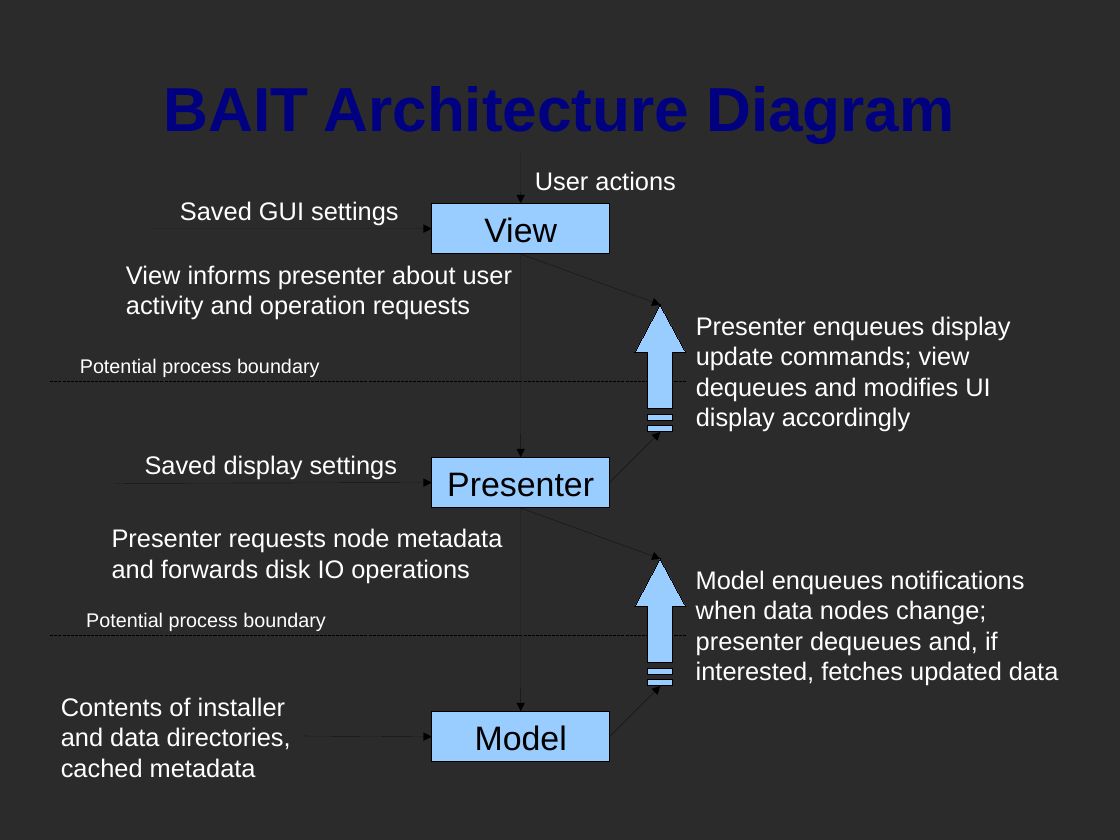
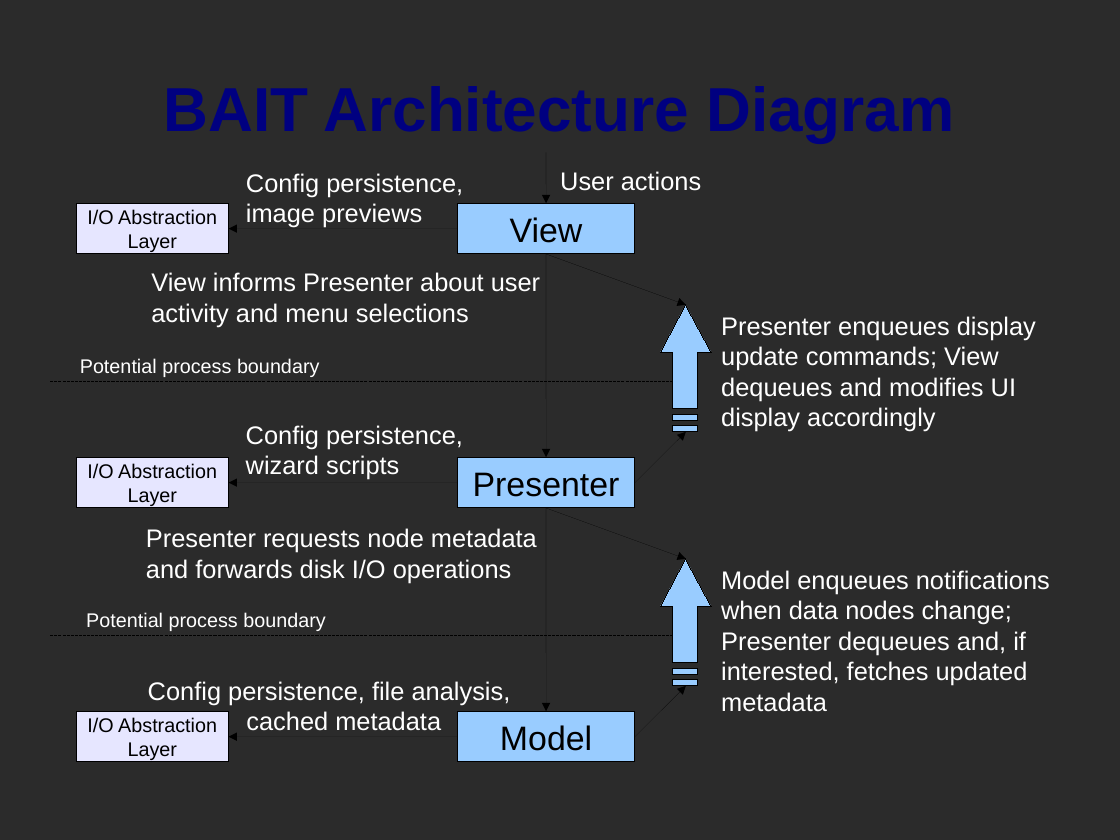
Before and after one commit to wrye-bash/wrye-bash, a slide deck: slide 1 of experimental/bait/doc/architecture_diagram.odp. Drawn at 1120x840 pixels with LibreOffice and Linux fonts; fonts in the diff are those of the drawing; background and template pictures are left out; a plain dark background stands for a picture behind light text. Boxes give left, top, right and bottom in pixels: in the first picture for what was removed or moved away, otherwise in the second. Text is boxed around its words. In the diff, an @@ line names an element or a change of style, - is before the commit and + after.

```diff
--- a/experimental/bait/doc/architecture_diagram.odp
+++ b/experimental/bait/doc/architecture_diagram.odp
@@ text added at bbox=[246, 173, 463, 228], 18 pt, text #FFFFFF @@
+Config persistence,
+image previews
@@ 7 arrows, 3 rectangles, 2 texts, 2 freeform shapes: place and size @@
-7 arrows, 3 rectangles, 2 texts, 2 freeform shapes at bbox=[432, 152, 1010, 762]
+7 arrows, 3 rectangles, 2 texts, 2 freeform shapes at bbox=[457, 152, 1036, 762]
@@ rectangle added at bbox=[76, 203, 229, 254], fill #E6E6FF, outline #000000 0 pt, 14 pt, text #000000 @@
+I/O Abstraction
+Layer
@@ text removed at bbox=[180, 201, 398, 226] @@
-Saved GUI settings
@@ arrow moved from (152, 229) - (432, 229) to (457, 229) - (229, 229) @@
@@ text at bbox=[151, 272, 540, 327]: text changed @@
-View informs presenter about user
-activity and operation requests
+View informs Presenter about user
+activity and menu selections
@@ text at bbox=[721, 346, 999, 371]: text changed @@
-update commands; view
+update commands; View
@@ text added at bbox=[246, 425, 463, 480], 18 pt, text #FFFFFF @@
+Config persistence,
+wizard scripts
@@ rectangle added at bbox=[76, 457, 229, 508], fill #E6E6FF, outline #000000 0 pt, 14 pt, text #000000 @@
+I/O Abstraction
+Layer
@@ text removed at bbox=[145, 455, 397, 480] @@
-Saved display settings
@@ arrow moved from (115, 484) - (432, 483) to (457, 483) - (229, 483) @@
@@ text "Presenter requests node metadata": place and size @@
-text "Presenter requests node metadata" at bbox=[112, 528, 503, 583]
+text "Presenter requests node metadata" at bbox=[146, 528, 537, 583]
@@ text at bbox=[146, 559, 512, 583]: text changed @@
-and forwards disk IO operations
+and forwards disk I/O operations
@@ text "Model enqueues notifications": place and size @@
-text "Model enqueues notifications" at bbox=[696, 570, 1058, 686]
+text "Model enqueues notifications" at bbox=[721, 570, 1050, 712]
@@ text at bbox=[721, 631, 1028, 712]: text changed @@
-presenter dequeues and, if
-interested, fetches updated data
+Presenter dequeues and, if
+interested, fetches updated
+metadata
@@ text added at bbox=[148, 681, 511, 731], 18 pt, text #FFFFFF @@
+Config persistence, file analysis, cached metadata
@@ text removed at bbox=[61, 697, 291, 778] @@
-Contents of installer and data directories, cached metadata
@@ rectangle added at bbox=[76, 711, 229, 762], fill #E6E6FF, outline #000000 0 pt, 14 pt, text #000000 @@
+I/O Abstraction
+Layer
@@ arrow moved from (303, 736) - (432, 737) to (457, 737) - (229, 737) @@
```
Also in this commit, not shown: 3 other files.
